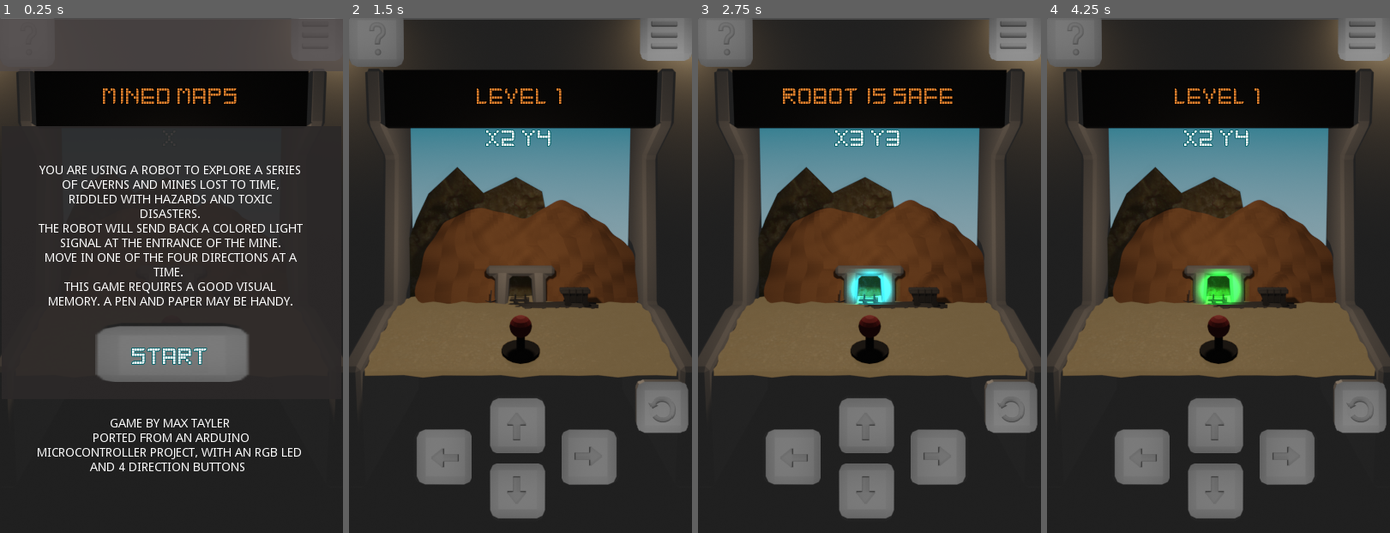
Above: before the commit, frames 1-4 (left to right).
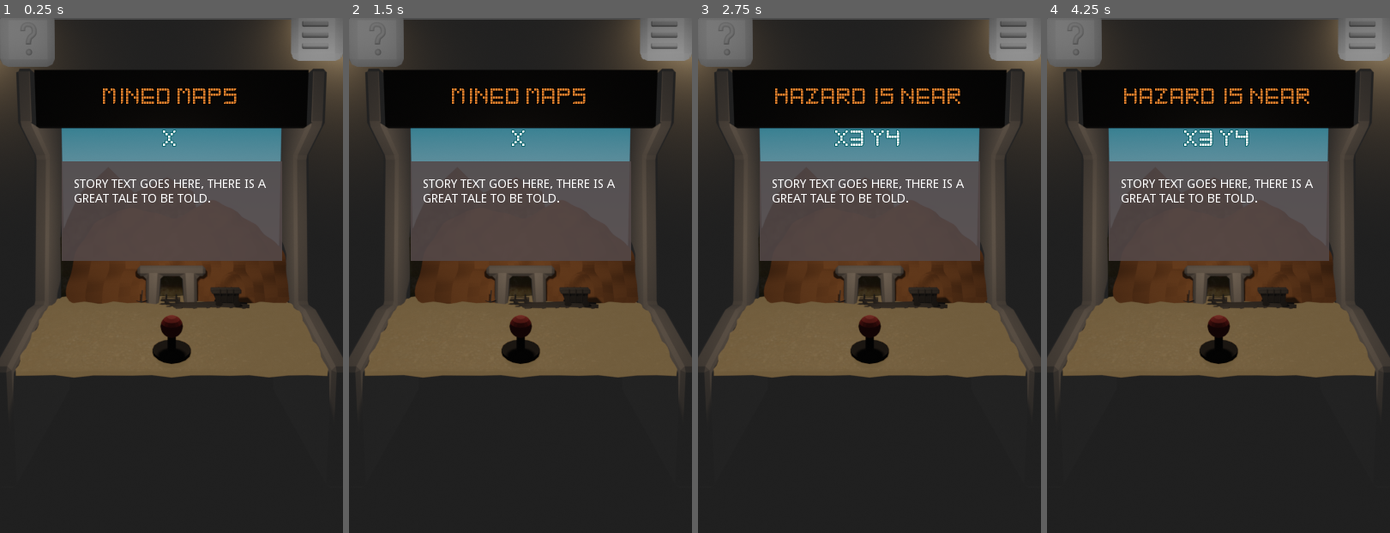
Above: after the commit, the same moments.

Repository: MaxTayler/MineMaps
Game: Godot game, scene res://MainScene.tscn
The game is run twice, just before and just after one commit, with the same random seed, the same clock (stepped at 60 frames per second) and the same inputs.
Inputs (mouse positions are in pixels of both pictures, inside the frame that each line leads up to):
- Up to frame 1 (0.25 s): no input
- Up to frame 2 (1.5 s): click (520, 352) at 0.5 s, where only the run before the commit has a clickable "START"; click (517, 424) at 1.27 s
- Up to frame 3 (2.75 s): hold Right (ui_right) from 2.03 s (still down); tap T (signal_test) at 2.1 s
- Up to frame 4 (4.25 s): release Right (ui_right) at 2.75 s; click (1139, 455) at 2.77 s; click (1215, 491) at 3.52 s

The runs differ from the first frame. In frame 1, 45% of the frame differs, in the area x 0-100%, y 0-88%; in frame 2, 22%; in frame 3, 22%; in frame 4, 22%.

Commit message:
First branch update for story
- story text label added

Diff:
--- a/MindMaps_Mobile_Godot_Open/MainScene.tscn
+++ b/MindMaps_Mobile_Godot_Open/MainScene.tscn
@@ -354,6 +354,7 @@
 script = ExtResource( 13 )
 
 [node name="StartLabel" type="ColorRect" parent="Control"]
+visible = false
 margin_left = 2.0
 margin_top = 126.0
 margin_right = 398.0
@@ -411,6 +412,7 @@
 color = Color( 0.309804, 0.286275, 0.286275, 0.780392 )
 
 [node name="StartButton" type="TextureButton" parent="Control"]
+visible = false
 margin_left = 111.0
 margin_top = 355.0
 margin_right = 293.0
@@ -464,6 +466,24 @@
 margin_right = 32.0
 texture_normal = ExtResource( 27 )
 script = ExtResource( 30 )
+
+[node name="ColorRect" type="ColorRect" parent="Control"]
+margin_left = 72.0
+margin_top = 167.0
+margin_right = 329.0
+margin_bottom = 283.0
+color = Color( 0.32549, 0.282353, 0.282353, 0.878431 )
+
+[node name="Story Text" type="Label" parent="Control/ColorRect"]
+anchor_right = 1.048
+anchor_bottom = 1.0
+margin_left = 14.0
+margin_top = 20.0
+margin_right = -16.72
+margin_bottom = -80.0
+text = "Story text goes here, there is a great tale to be told."
+autowrap = true
+uppercase = true
 
 [node name="Buttons" type="Control" parent="."]
 visible = false
